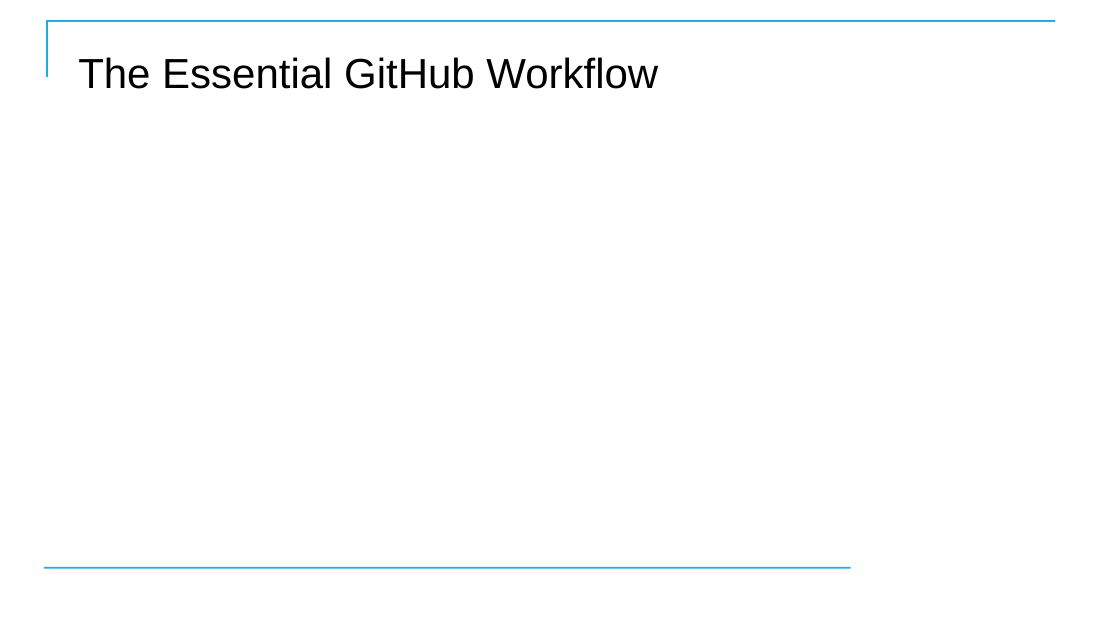
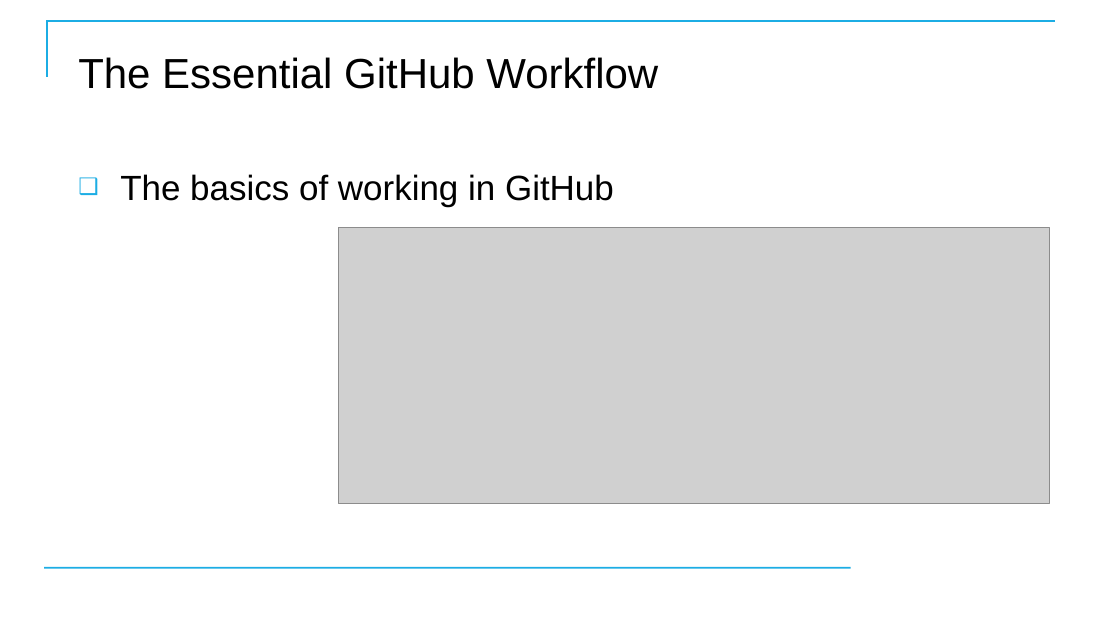
Before and after one commit to CostelloTechnicalConsulting/XGHDEV, a slide deck: slide 18 of ppt/XGHDEV.pptx. Drawn at 1120x630 pixels with LibreOffice and Linux fonts; fonts in the diff are those of the drawing; grey boxes stand for pictures; background and template pictures are left out. Boxes give left, top, right and bottom in pixels: in the first picture for what was removed or moved away, otherwise in the second. Text is boxed around its words. In the diff, an @@ line names an element or a change of style, - is before the commit and + after.

```diff
--- a/ppt/XGHDEV.pptx
+++ b/ppt/XGHDEV.pptx
@@ text added at [120,174,614,206], 30 pt, text #000000 @@
+❑ The basics of working in GitHub
@@ picture added at [339,228,1050,503] @@
```
Also in this commit, not shown: 15 other slides changed, 1 slide added, 2 slides removed.
